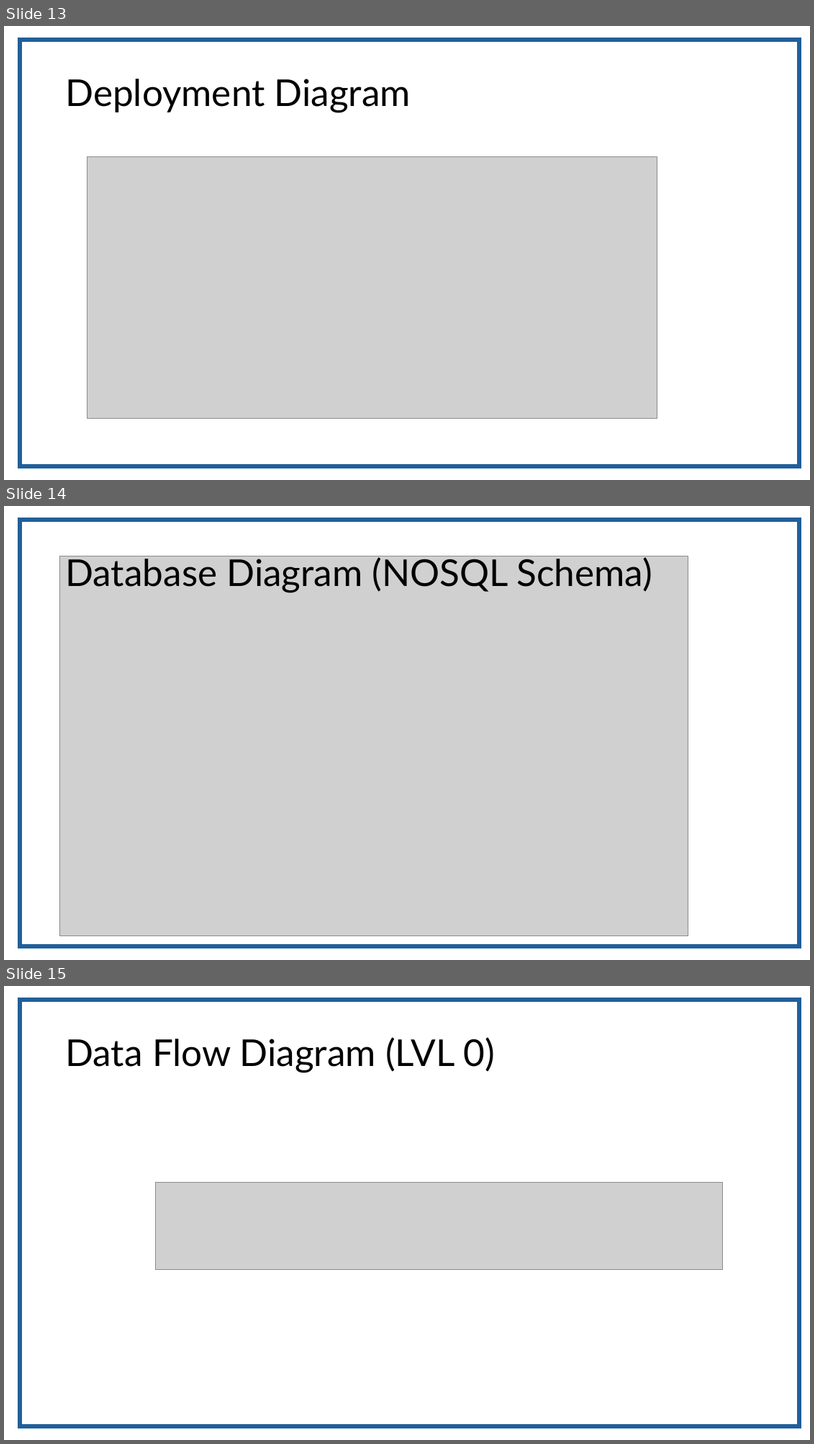
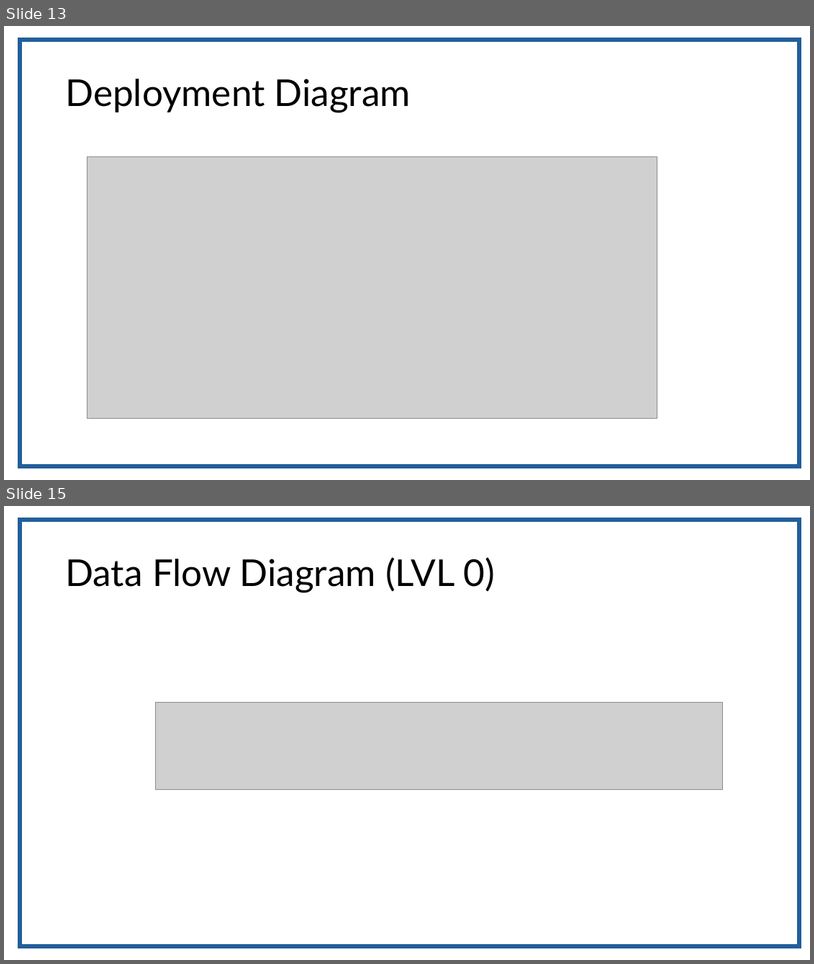
Before and after one commit to fasih124/FYP_203, a slide deck: Requirement/specification/CareNest.pptx. Shown one above the other, each under a label of ours: slides 13, 14 and 15 before the commit, slides 13 and 15 after it; the slides between them are not shown. The pictures are 814x1444 and 814x964 pixels, drawn with LibreOffice and Linux fonts; fonts in the diff are those of the drawing; grey boxes stand for pictures. Boxes give left, top, right and bottom in pixels: in the first picture for what was removed or moved away, otherwise in the second. Text is boxed around its words. In the diff, an @@ line names an element or a change of style, - is before the commit and + after.

```diff
--- a/Requirement/specification/CareNest.pptx
+++ b/Requirement/specification/CareNest.pptx
@@ slide 14 removed at bbox=[4, 506, 810, 960], background #FFFFFF @@
@@ rectangle removed at bbox=[20, 519, 800, 947] @@
@@ picture removed at bbox=[59, 556, 688, 936] @@
@@ title removed at bbox=[65, 554, 653, 592] @@
-Database Diagram (NOSQL Schema)
```
Also in this commit, not shown: 4 slides changed, 1 slide added, 1 other slide removed.
